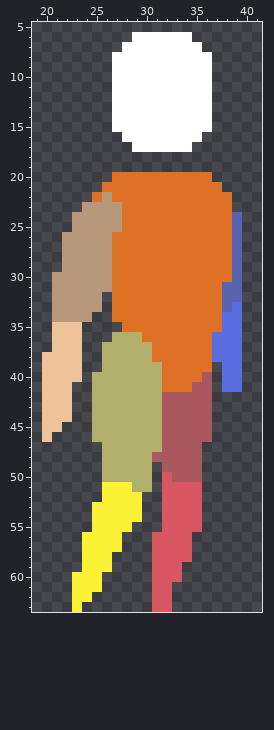
Two versions of one pixel-art sprite, Assets/Art/Player/player_test-Idle.png. Above is the file before it was changed.
The file is 128x128 pixels. Shown: x 19..41, y 5..63. The old version is drawn lined up with the new one, on the new canvas.
The result:
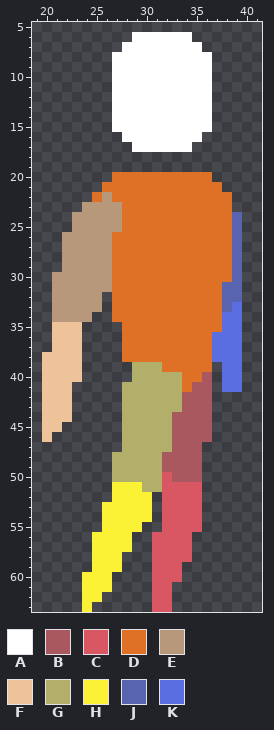
Palette (. is transparent): A #ffffff  B #aa5860  C #d95763  D #df7126  E #b7987b  F #eec39a  G #b2af6b  H #fbf236  J #5864af  K #5b6ee1
What changed:
canvas 128x128 -> 64x64, the old top-left corner now at -32,-32 (the part of the old canvas that was cut away was empty and is not shown)
Changed rows in their new state; - is an unchanged pixel.
first column x 23:
36 ----.DD----
37 ---..DDD---
38 ---..DDD---
39 ---...-----
40 --....---GG
41 --...----GG
42 --...----GG
43 --...----GG
44 --...----G-
45 --...----G-
46 --...----G-
47 ---..----G-
48 ---.----G--
49 ---.----G--
50 ---.----G--
51 ---.--H-G--
52 ---.---H---
53 --.----H---
54 --.----H---
55 --.---H----
56 -.---H-----
57 -.---H-----
58 -.--H------
59 -.--H------
60 .--H-------
61 .--H-------
62 .-H--------
63 .H---------
Changed places in both pictures, as pixel boxes (x1, y1, x2, y2):
changed: (72, 332, 182, 612)
